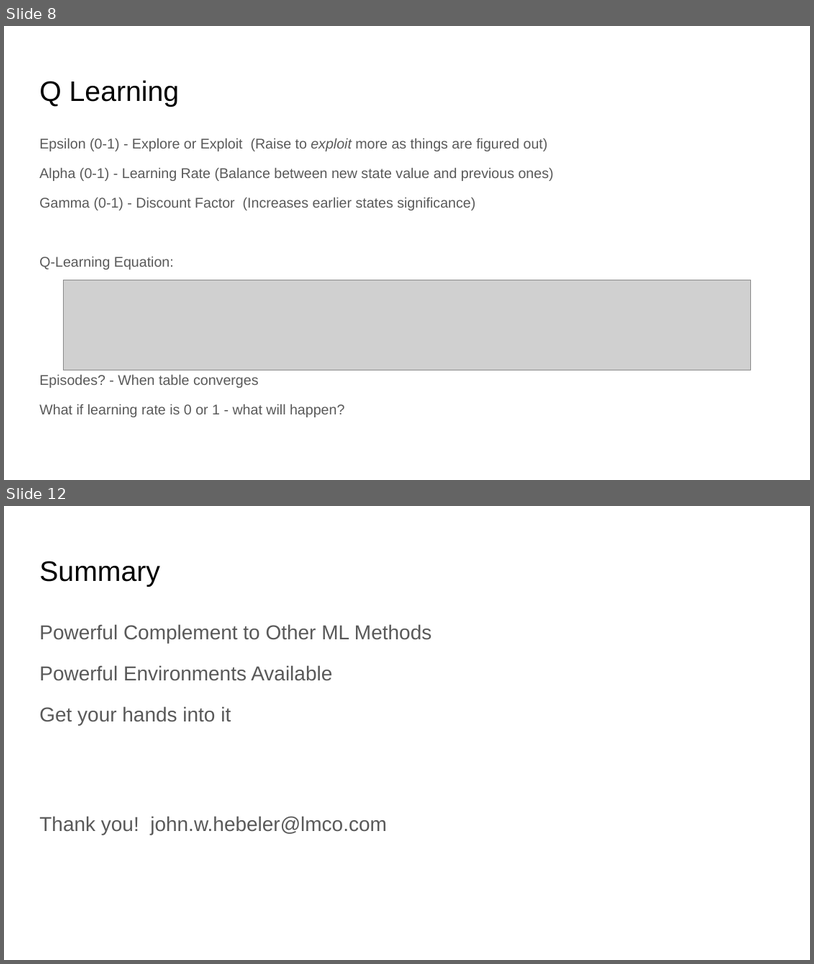
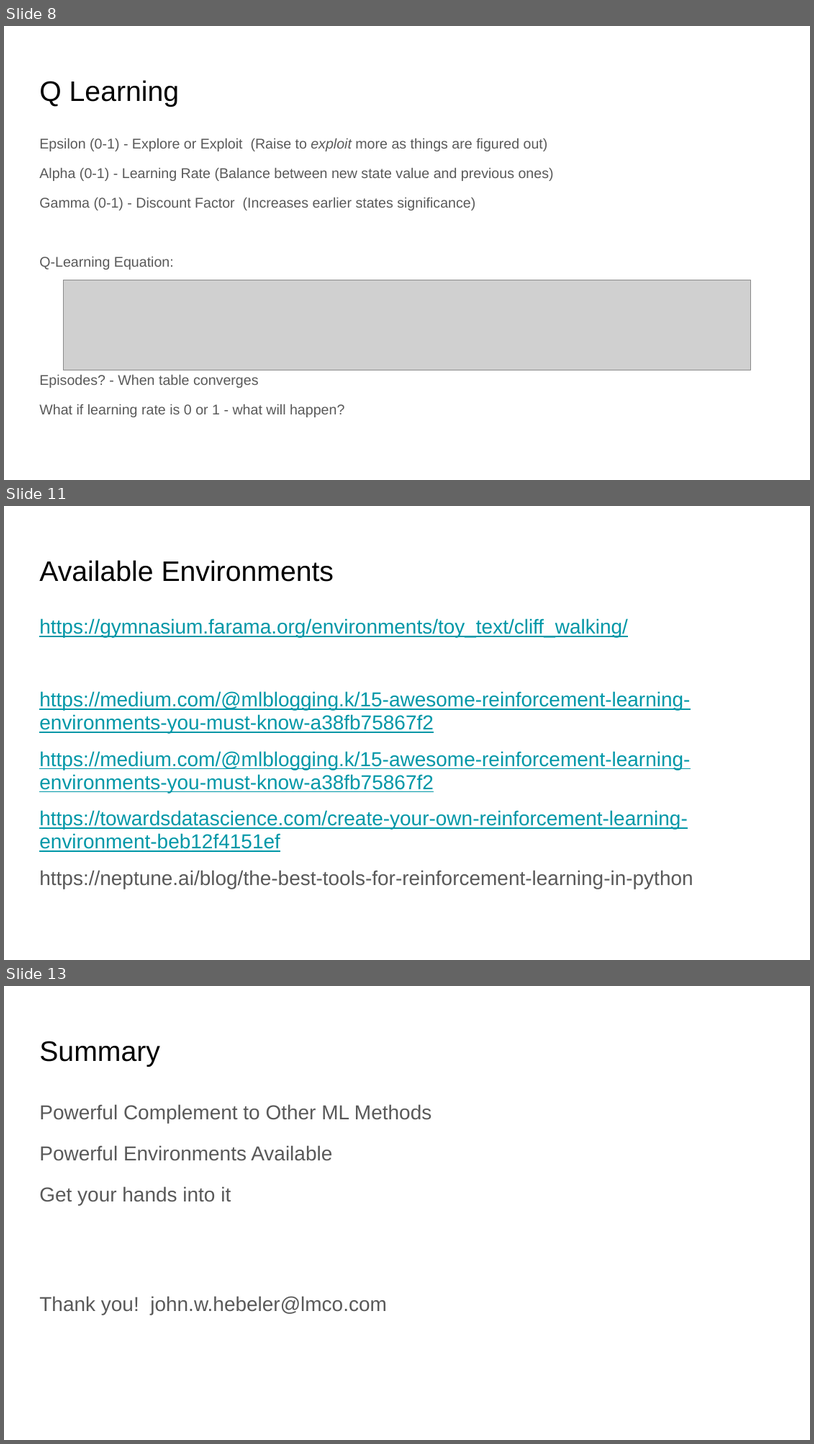
Before and after one commit to JWHPortfolio/RLTalk, a slide deck: Reinforcement Learning2.pptx. Shown one above the other, each under a label of ours: slides 8 and 12 before the commit, slides 8, 11 and 13 after it; the slides between them are not shown. The pictures are 814x964 and 814x1444 pixels, drawn with LibreOffice and Linux fonts; fonts in the diff are those of the drawing; grey boxes stand for pictures. Boxes give left, top, right and bottom in pixels: in the first picture for what was removed or moved away, otherwise in the second. Text is boxed around its words. In the diff, an @@ line names an element or a change of style, - is before the commit and + after.

```diff
--- a/Reinforcement Learning2.pptx
+++ b/Reinforcement Learning2.pptx
@@ slide 11 added at (4, 506, 810, 960), background #FFFFFF @@
@@ title added at (39, 560, 334, 582), 25.2 pt, text #000000 @@
+Available Environments
@@ text added at (39, 618, 693, 888), 18 pt, text #0097A7, underline @@
+https://gymnasium.farama.org/environments/toy_text/cliff_walking/
+https://medium.com/@mlblogging.k/15-awesome-reinforcement-learning-environments-you-must-know-a38fb75867f2
+https://medium.com/@mlblogging.k/15-awesome-reinforcement-learning-environments-you-must-know-a38fb75867f2
+https://towardsdatascience.com/create-your-own-reinforcement-learning-environment-beb12f4151ef
+https://neptune.ai/blog/the-best-tools-for-reinforcement-learning-in-python
@@ what was slide 12 is now slide 13 @@
```
Also in this commit, not shown: 2 slides changed, 1 other slide added, 1 slide removed, 9 other files.
